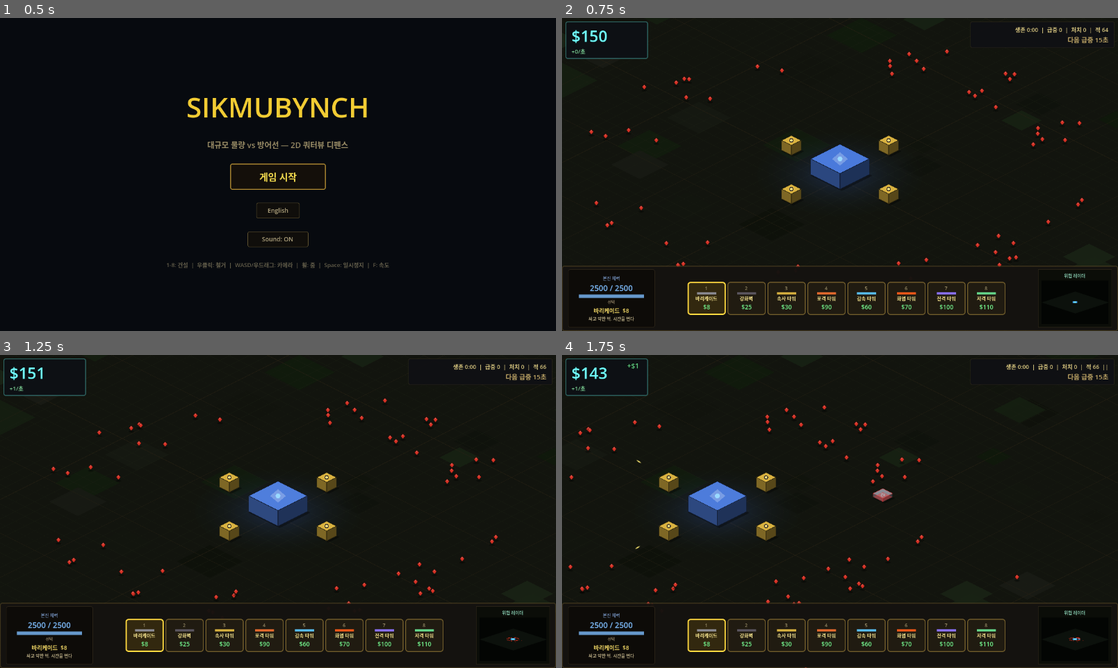
Above: before the commit, frames 1-4 (two rows, left to right).
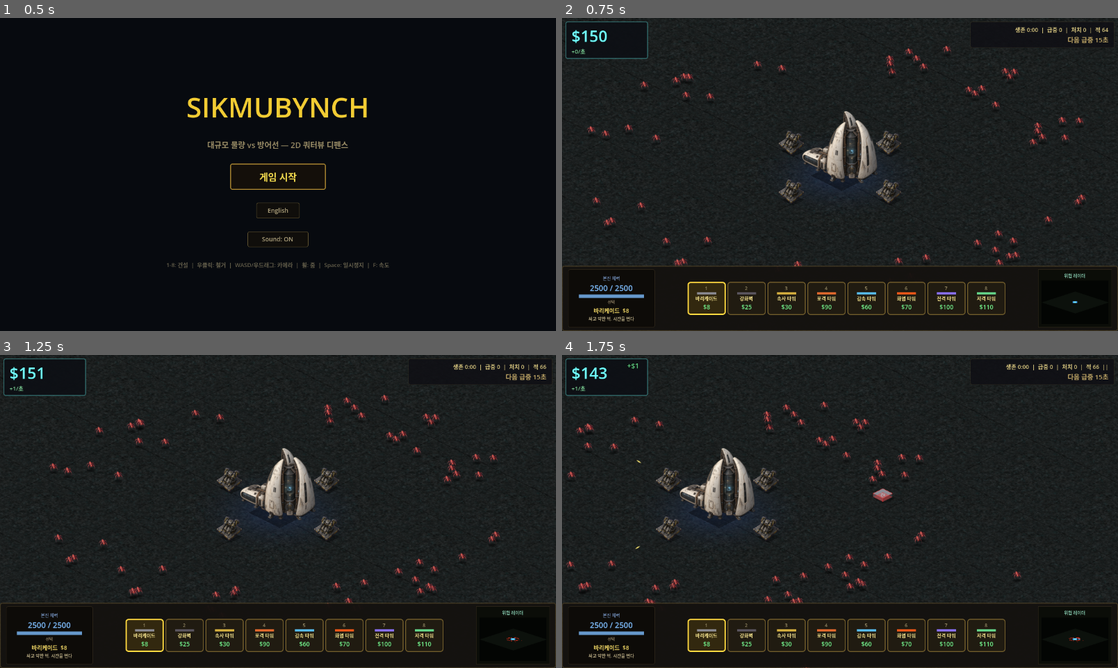
Above: after the commit, the same moments.

Repository: kingkingburger/sikmubynch
Game: Godot game, scene res://scenes/main/title.tscn
Same seed, same stepped clock (60 frames per second), same inputs: the game is played once before the commit and once after it.
Inputs (mouse positions are in pixels of both pictures, inside the frame that each line leads up to):
- Up to frame 1 (0.5 s): no input
- Up to frame 2 (0.75 s): click "게임 시작" at 0.5 s
- Up to frame 3 (1.25 s): no input
- Up to frame 4 (1.75 s): tap Enter at 1.25 s; move the mouse to (962, 495) at 1.27 s; hold D from 1.28 s (still down); tap 1 at 1.35 s; click (962, 495) at 1.42 s; tap Space at 1.52 s

Frame 1 is identical in both runs. In frame 2, 6.8% of the frame differs, in the area x 0-100%, y 0-80%; in frame 3, 6.9%; in frame 4, 6.8%.

Commit message:
fix(art): 1차 생성 검토 — 기준 이미지·팔레트 고정 프롬프트 시트, 크로마키 despill, 적 밝기 하한, HQ 틴트 완화
- 1차 4장(HQ·속사 타워·러셔·지면)은 서로 화풍이 달랐고 나머지 10개 폴백과 섞여 통일성이 깨짐
- assets_src/README.md: 속사 타워·러셔를 기준 이미지(ref/)로 정하고, 기준 문장 + 색 코드 팔레트 + 같은 세션 연속 생성 규칙으로 14장 재생성 지시
- import_sprites.py: numpy 크로마키 + despill(마젠타 테두리 제거), 적 몸통 평균 밝기 하한 80, 몸통 80% 채움, 러셔 38px
- building_view: 피격 틴트 0.6 → 0.3 (밝은 스프라이트가 분홍이 되지 않게)
- docs/2d-art-guide.md: 통일성 규칙, 팔레트 색 코드, 기준 이미지 순서
- 1차 원본 4장과 임포트 결과 포함 (재생성 전까지 임시)

Co-Authored-By: Claude Opus 5 (1M context) <noreply@anthropic.com>

Diff:
--- a/project/render/building_view.gd
+++ b/project/render/building_view.gd
@@ -196,7 +196,7 @@
 	var rect := Rect2(bottom_b.x - w * 0.5, bottom_b.y - h, w, h)
 	var tint := Color.WHITE
 	if _flash > 0.0:
-		tint = Color(1.0, 1.0 - 0.6 * _flash, 1.0 - 0.6 * _flash)
+		tint = Color(1.0, 1.0 - 0.3 * _flash, 1.0 - 0.3 * _flash)   # 밝은 스프라이트가 분홍이 되지 않게 약하게
 	if data.building_type == BuildingData.BuildingType.HQ:
 		var p := (sin(_pulse) + 1.0) * 0.5
 		tint = tint.lightened(0.08 * p)
Binary file added: project/assets/sprites/buildings/gun_tower.png
Binary file added: project/assets/sprites/buildings/hq.png
Binary file added: project/assets/sprites/enemies/rusher.png
Binary file added: project/assets/sprites/ground/ground.png
Not shown, changed: assets_src/README.md
Not shown, added: assets_src/ground.png
Not shown, added: assets_src/gun_tower.png
Not shown, added: assets_src/ref/gun_tower_ref.png
Not shown, added: assets_src/ref/rusher_ref.png
Not shown, added: assets_src/rusher.png
Not shown, changed: docs/2d-art-guide.md
Not shown, changed: tools/import_sprites.py
